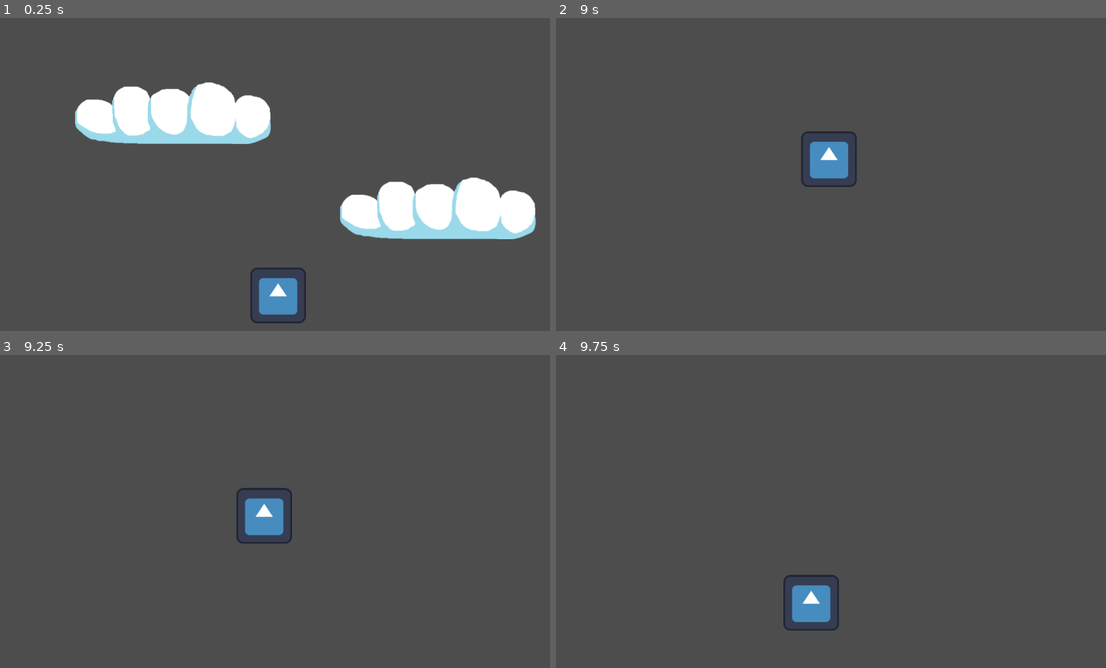
Above: before the commit, frames 1-4 (two rows, left to right).
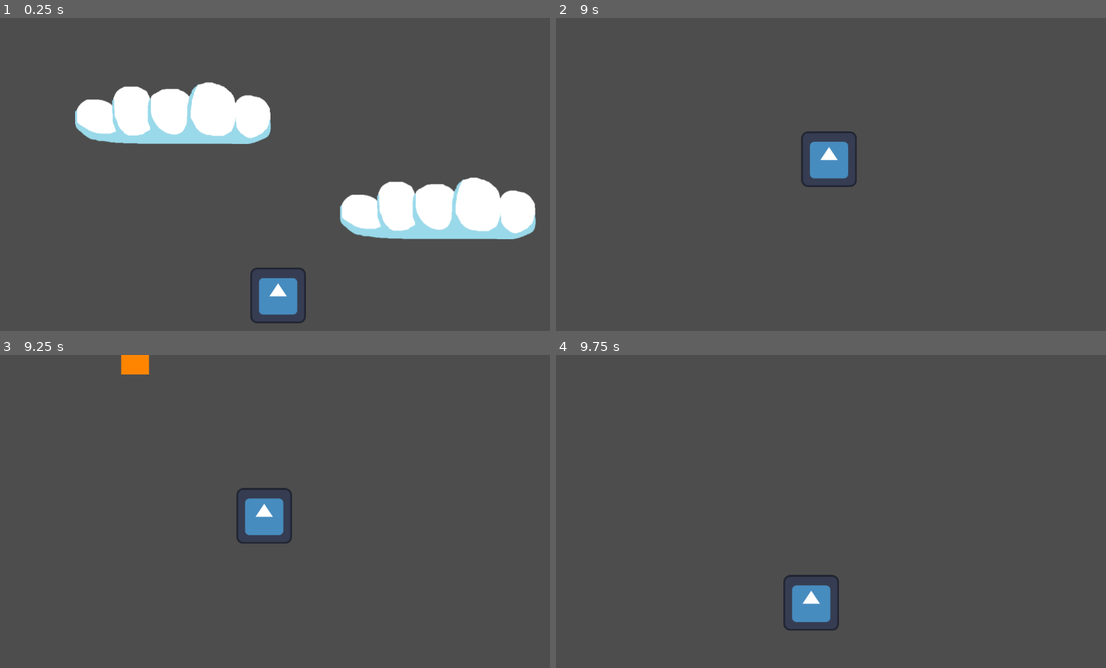
Above: after the commit, the same moments.

Repository: nebunez/career-pathology
Game: Godot game, scene res://prototype_pc.tscn
Two runs of this game, one before a commit and one after it. Both use one fixed random seed, a clock stepped at 60 frames per second and the inputs below. This scene is started directly instead of the project's main scene. The engine's default icon, where the game draws it, is replaced by a stand-in: a white triangle on a blue panel in a dark square.
Inputs (mouse positions are in pixels of both pictures, inside the frame that each line leads up to):
- Up to frame 1 (0.25 s): no input
- Up to frame 2 (9 s): move the mouse to (957, 158) at 0.52 s; press the mouse at (957, 158) at 0.53 s; hold D (move_right) 0.53-1.28 s; tap Space (jump) at 0.77, 0.8, 1.07, 1.35, 1.52, 1.82, 2.3, 3.02, 3.32, 4.52, 4.82, 5.3, 5.85, 6.02, 6.32, 6.77, 6.8, 7.07, 7.52, 7.82 s; move the mouse to (721, 190) at 1.27 s; release the mouse at (721, 190) at 1.28 s; hold A (move_left) 1.28-2.03 s; click (721, 190) at 1.55 s; move the mouse to (891, 105) at 2.02 s; press the mouse at (891, 105) at 2.03 s; hold D (move_right) 2.03-3.53 s; move the mouse to (809, 237) at 2.77 s; release the mouse at (809, 237) at 2.78 s; click (809, 237) at 2.85 s; move the mouse to (1001, 221) at 3.52 s; hold Space (jump) 3.53-4.28 s; hold A (move_left) 3.53-5.78 s; move the mouse to (666, 127) at 4.27 s; click (666, 127) at 4.35 s; move the mouse to (864, 174) at 5.02 s; press the mouse at (864, 174) at 5.03 s; move the mouse to (748, 96) at 5.77 s; release the mouse at (748, 96) at 5.78 s; hold D (move_right) 5.78-8.03 s; click (748, 96) at 6.05 s; move the mouse to (957, 158) at 6.52 s; press the mouse at (957, 158) at 6.53 s; move the mouse to (721, 190) at 7.27 s; release the mouse at (721, 190) at 7.28 s; click (721, 190) at 7.35 s; move the mouse to (891, 105) at 8.02 s; hold Space (jump) 8.03-8.78 s; hold A (move_left) from 8.03 s (still down); move the mouse to (809, 237) at 8.77 s; click (809, 237) at 8.85 s
- Up to frame 3 (9.25 s): keep holding A (move_left); tap Space (jump) at 9.02 s
- Up to frame 4 (9.75 s): tap Space (jump) at 9.32 s; move the mouse to (1001, 558) at 9.52 s; release A (move_left) at 9.53 s; press the mouse at (1001, 558) at 9.53 s; hold D (move_right) from 9.53 s (still down)

Frames 1-2 are identical in both runs. In frame 3, 0.3% of the frame differs, in the area x 21-28%, y 0-7%; in frame 4, nothing differs.

Commit message:
added spawner.

Diff:
--- /dev/null
+++ b/fs-hof-2025---team-7/enemies/Bill.tscn
@@ -0,0 +1,23 @@
+[gd_scene load_steps=5 format=3 uid="uid://cxrpwr3ieyn6b"]
+
+[ext_resource type="Script" uid="uid://dd1xq3s25y8ev" path="res://enemies/bill.gd" id="1_o08ph"]
+
+[sub_resource type="Gradient" id="Gradient_fuphb"]
+offsets = PackedFloat32Array(0)
+colors = PackedColorArray(1, 0.521569, 0, 1)
+
+[sub_resource type="GradientTexture2D" id="GradientTexture2D_lc674"]
+gradient = SubResource("Gradient_fuphb")
+
+[sub_resource type="RectangleShape2D" id="RectangleShape2D_o08ph"]
+size = Vector2(64, 64)
+
+[node name="Bill" type="Area2D"]
+collision_mask = 4
+script = ExtResource("1_o08ph")
+
+[node name="Sprite2D" type="Sprite2D" parent="."]
+texture = SubResource("GradientTexture2D_lc674")
+
+[node name="CollisionShape2D" type="CollisionShape2D" parent="."]
+shape = SubResource("RectangleShape2D_o08ph")
--- /dev/null
+++ b/fs-hof-2025---team-7/enemies/bill.gd
@@ -0,0 +1,33 @@
+class_name Bill
+extends Area2D
+
+# Movement velocity
+var velocity: Vector2 = Vector2.ZERO
+
+# Called when the node enters the scene tree for the first time.
+func _ready() -> void:
+	var delete_timer = Timer.new()
+	delete_timer.wait_time = 5.0  # can make this a variable so spawner can set it
+	delete_timer.one_shot = true
+	delete_timer.timeout.connect(_on_delete_timer_timeout)
+	add_child(delete_timer)
+	delete_timer.start()
+
+	# Set up collision detection
+	body_entered.connect(_on_body_entered)
+
+# Called every frame. 'delta' is the elapsed time since the previous frame.
+func _process(delta: float) -> void:
+	# Move the bill according to its velocity
+	position += velocity * delta
+
+func _on_delete_timer_timeout() -> void:
+	queue_free()
+
+func _on_body_entered(body: Node2D) -> void:
+	# Check if collided with player
+	if body is PlayerCharacter:
+		body.apply_jump_penalty()
+
+	# Queue free in any case (when hitting any body)
+	queue_free()
--- /dev/null
+++ b/fs-hof-2025---team-7/enemies/bill_spawner.gd
@@ -0,0 +1,72 @@
+class_name BillSpawner
+extends Node2D
+
+@export var bill_scene: PackedScene
+@export var player_path: NodePath  # Path to the player node
+
+# Spawn interval range in seconds
+@export var min_spawn_time: float = 1.0
+@export var max_spawn_time: float = 3.0
+
+# Speed range for bills
+@export var min_speed: float = 100.0
+@export var max_speed: float = 200.0
+
+@export var angle_variance_degrees: float = 15.0
+
+# Timer for spawning
+var spawn_timer: float = 0.0
+var time_until_next_spawn: float = 0.0
+var player: Node2D
+
+# Offset from player
+var offset_from_player: Vector2
+
+# Called when the node enters the scene tree for the first time.
+func _ready() -> void:
+	# Initialize random spawn time
+	randomize()
+	time_until_next_spawn = randf_range(min_spawn_time, max_spawn_time)
+
+	# Get player reference
+	if player_path:
+		player = get_node(player_path)
+		offset_from_player = global_position - player.global_position
+
+# Called every frame. 'delta' is the elapsed time since the previous frame.
+func _process(delta: float) -> void:
+	if player == null:
+		return
+
+	# Update position to follow player
+	global_position = player.global_position + offset_from_player
+
+	# Update spawn timer
+	spawn_timer += delta
+
+	# Check if it's time to spawn
+	if spawn_timer >= time_until_next_spawn:
+		spawn_bill()
+		spawn_timer = 0
+		time_until_next_spawn = randf_range(min_spawn_time, max_spawn_time)
+
+func spawn_bill() -> void:
+	# Create instance of bill
+	var bill_instance: Node = bill_scene.instantiate()
+	self.get_parent().add_child(bill_instance)
+
+	# Set the bill's initial position to the spawner's position
+	bill_instance.global_position = global_position
+
+	# Calculate direction toward player
+	var direction: Vector2 = (player.global_position - global_position).normalized()
+
+	# Add random angle variance
+	var angle_variance_rad: float = deg_to_rad(randf_range(-angle_variance_degrees, angle_variance_degrees))
+	direction = direction.rotated(angle_variance_rad)
+
+	# Randomize speed
+	var speed: float = randf_range(min_speed, max_speed)
+
+	# Set velocity
+	bill_instance.velocity = direction * speed
--- /dev/null
+++ b/fs-hof-2025---team-7/enemies/bill_spawner.tscn
@@ -0,0 +1,8 @@
+[gd_scene load_steps=3 format=3 uid="uid://bc4kqf0r1w7sb"]
+
+[ext_resource type="Script" uid="uid://b2wxwyab0arhi" path="res://enemies/bill_spawner.gd" id="1_vkk0q"]
+[ext_resource type="PackedScene" uid="uid://cxrpwr3ieyn6b" path="res://enemies/Bill.tscn" id="2_gy6dm"]
+
+[node name="BillSpawner" type="Node2D"]
+script = ExtResource("1_vkk0q")
+bill_scene = ExtResource("2_gy6dm")
--- a/fs-hof-2025---team-7/player_character.gd
+++ b/fs-hof-2025---team-7/player_character.gd
@@ -4,6 +4,8 @@
 # Inpiration from:
 # https://github.com/godotengine/godot-demo-projects/blob/3.5-9e68af3/2d/physics_platformer/player/player.gd
 
+signal hit_by_bill
+@export var HEALTH: int = 100
 @export var WALK_ACCEL: float        = 500.0
 @export var WALK_DEACCEL: float      = 500.0
 @export var WALK_MAX_VELOCITY: float = 140.0
@@ -25,12 +27,12 @@
 var airborne_time: float = 1e20
 var shoot_time: float    = 1e20
 
-#onready var sound_jump = $SoundJump
-#onready var sound_shoot = $SoundShoot
-#onready var sprite = $Sprite
-#onready var sprite_smoke = sprite.get_node(@"Smoke")
-#onready var animation_player = $AnimationPlayer
-#onready var bullet_shoot = $BulletShoot
+#@onready var sound_jump = $SoundJump
+#@onready var sound_shoot = $SoundShoot
+#@onready var sprite = $Sprite
+#@onready var sprite_smoke = sprite.get_node(@"Smoke")
+#@onready var animation_player = $AnimationPlayer
+#@onready var bullet_shoot = $BulletShoot
 
 func _integrate_forces(state: PhysicsDirectBodyState2D) -> void:
 	var new_velocity: Vector2 = state.get_linear_velocity()
@@ -170,3 +172,6 @@
 	# Finally, apply gravity and set back the linear velocity.
 	new_velocity += state.get_total_gravity() * step
 	state.set_linear_velocity(new_velocity)
+
+func apply_jump_penalty() -> void:
+	print("I was hit")
--- a/fs-hof-2025---team-7/prototype_pc.tscn
+++ b/fs-hof-2025---team-7/prototype_pc.tscn
@@ -1,7 +1,8 @@
-[gd_scene load_steps=5 format=3 uid="uid://cniwlsibop00s"]
+[gd_scene load_steps=6 format=3 uid="uid://cniwlsibop00s"]
 
 [ext_resource type="PackedScene" uid="uid://d26acnrtv8nu7" path="res://player_character.tscn" id="1_xuxd4"]
 [ext_resource type="PackedScene" uid="uid://420ehburaqq1" path="res://cloud.tscn" id="2_3cr1e"]
+[ext_resource type="PackedScene" uid="uid://bc4kqf0r1w7sb" path="res://enemies/bill_spawner.tscn" id="3_15brc"]
 
 [sub_resource type="PhysicsMaterial" id="PhysicsMaterial_xuxd4"]
 friction = 0.2
@@ -12,6 +13,7 @@
 
 [node name="PlayerCharacter" parent="." instance=ExtResource("1_xuxd4")]
 position = Vector2(0, -119)
+collision_layer = 5
 WALK_ACCEL = 1000.0
 WALK_MAX_VELOCITY = 1000.0
 AIR_ACCEL = 1000.0
@@ -69,6 +71,24 @@
 move_range = 100.0
 move_speed = 50.0
 
+[node name="Bills" type="Node2D" parent="."]
+
+[node name="BillSpawner" parent="Bills" instance=ExtResource("3_15brc")]
+position = Vector2(-885, -522)
+player_path = NodePath("../../PlayerCharacter")
+min_spawn_time = 3.0
+max_spawn_time = 10.0
+min_speed = 200.0
+max_speed = 400.0
+
+[node name="BillSpawner2" parent="Bills" instance=ExtResource("3_15brc")]
+position = Vector2(748, -834)
+player_path = NodePath("../../PlayerCharacter")
+min_spawn_time = 3.0
+max_spawn_time = 10.0
+min_speed = 200.0
+max_speed = 400.0
+
 [editable path="Clouds/Cloud"]
 [editable path="Clouds/Cloud2"]
 [editable path="Clouds/Cloud3"]
Not shown, added: fs-hof-2025---team-7/enemies/bill.gd.uid
Not shown, added: fs-hof-2025---team-7/enemies/bill_spawner.gd.uid
